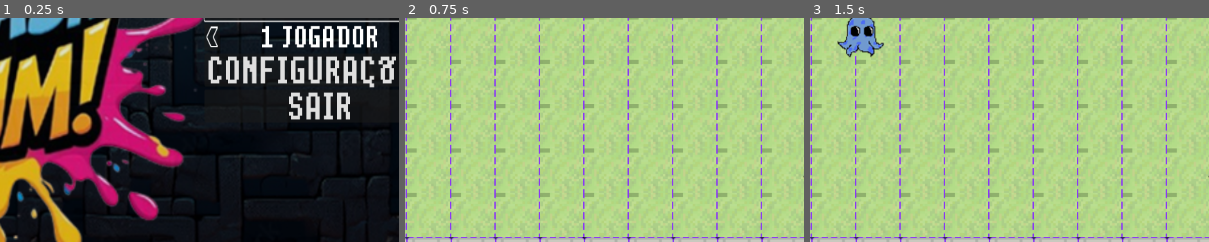
Above: before the commit, frames 1-3 (left to right).
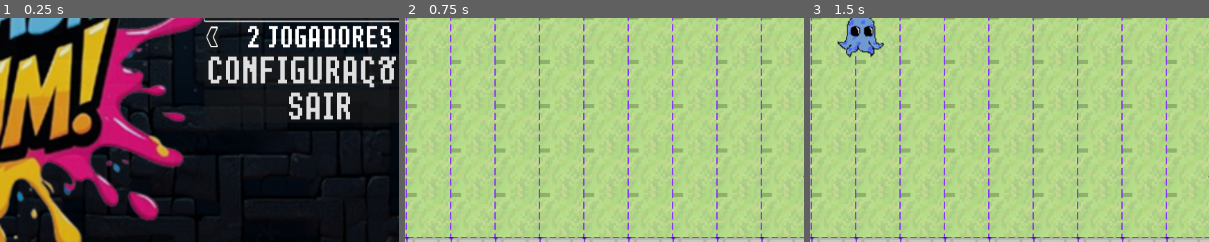
Above: after the commit, the same moments.

Repository: Gabriel-J-code/Splash-Buum
Game: Godot game, scene res://cenas inicial/cena_menu_inicial.tscn
Two runs of this game, one before a commit and one after it. Both use one fixed random seed, a clock stepped at 60 frames per second and the inputs below.
Inputs:
- Up to frame 1 (0.25 s): no input
- Up to frame 2 (0.75 s): click "PLAY" at 0.5 s
- Up to frame 3 (1.5 s): tap Enter (j2_confirma) at 1.25 s; hold D (j1_move_direita) from 1.28 s (still down); hold Space (j1_confirma) from 1.28 s (still down)
The pictures show only the part of the screen within x 28-77%, y 40-90%; the shares and areas given below are measured in that part.

The runs differ from the first frame. In frame 1, 1.4% of the frame differs, in the area x 62-98%, y 3-14%; in frame 2, nothing differs; in frame 3, nothing differs.

Commit message:
feat(tela final): aparece no fim do jog e botões funcionando

Diff:
--- a/Fases/game_manager.gd
+++ b/Fases/game_manager.gd
@@ -17,6 +17,9 @@
 	2: TILE_COORDS_P2,
 }
 
+var score_p1: int = 0
+var score_p2: int = 0
+
 var perc_jogador_1: Label = null
 var perc_jogador_2: Label = null
 
@@ -25,6 +28,7 @@
 var game_duration: float = 0.0
 var time_label: Label = null # Variável para guardar a referência ao Label do tempo
 
+const  GAME_OVER_SCENE = preload("res://cenaFinal.tscn")
 func _ready() -> void:
 	# --- Referenciando os Labels ---
 	# 1. Encontrar o nó raiz (geralmente get_parent() se o TileMap for filho de Fase 1)
@@ -123,8 +127,8 @@
 	Calcula e atualiza a pontuação de cada jogador.
 	"""
 	# 1. ZERAR AS PONTUAÇÕES
-	var score_p1: int = 0
-	var score_p2: int = 0
+	score_p1 = 0
+	score_p2 = 0
 	var score_neutral: int = 0 # Incluímos o score neutro para o cálculo total
 
 	# Itera sobre todas as células que foram alteradas no TileMap
@@ -184,7 +188,41 @@
 
 
 func _on_game_timer_timeout() -> void:
-	# O tempo acabou!
-	_process(0) # Atualiza o Label para 00:00
-	print("FIM DE JOGO!")
-	# TODO: Implementar a tela de placar final (Resultado)# Replace with function body.
+	# 1. Certifica-se de que a pontuação está finalizada
+	update_score()
+
+	# 2. Determina o Vencedor
+	var winner_id: int
+
+	# Assumindo que score_p1 e score_p2 são variáveis globais ou calculadas
+	# com os valores finais (o que já está sendo feito em update_score)
+	var final_score_p1 = score_p1 # Use a pontuação final calculada
+	var final_score_p2 = score_p2
+
+	if final_score_p1 > final_score_p2:
+		winner_id = 1
+	elif final_score_p2 > final_score_p1:
+		winner_id = 2
+	else:
+		# Em caso de empate, você pode definir um ID especial (ex: 0)
+		winner_id = 0
+		print("EMPATE!")
+
+	# 3. Transição para a Tela de Vitória
+	transition_to_game_over(winner_id)
+
+func transition_to_game_over(winner_id: int) -> void:
+	# 1. Pausa o jogo (se não estiver já pausado)
+	get_tree().paused = true
+
+	# 2. Instancia a nova cena de Game Over
+	var game_over_screen = GAME_OVER_SCENE.instantiate()
+
+	# 3. Adiciona a cena de Game Over no nó raiz da árvore
+	get_tree().root.add_child(game_over_screen)
+
+	# 4. Chama a função de inicialização da tela de Game Over
+	game_over_screen.initialize(winner_id)
+
+	# 5. Opcional: Remove a cena do jogo (Fase 1) do loop, se desejar.
+	# get_parent().queue_free()
--- a/cenaFinal.tscn
+++ b/cenaFinal.tscn
@@ -1,5 +1,6 @@
-[gd_scene load_steps=8 format=3 uid="uid://g6bxy6mbfxwy"]
+[gd_scene load_steps=9 format=3 uid="uid://rkiu30f755h2"]
 
+[ext_resource type="Script" uid="uid://ctkdpqm5mpftf" path="res://cena_final.gd" id="1_pyqaf"]
 [ext_resource type="FontFile" uid="uid://camj50so6lay8" path="res://Fontes/dogicapixel.ttf" id="1_s6mkf"]
 [ext_resource type="Texture2D" uid="uid://bejr6g143fprc" path="res://Frame 72.png" id="2_pyqaf"]
 [ext_resource type="Texture2D" uid="uid://bma73fm2cmqbv" path="res://Elementos/Fundo do cenario.png" id="2_w7fre"]
@@ -32,38 +33,71 @@
 [node name="Control" type="Control"]
 layout_mode = 3
 anchors_preset = 0
-offset_right = 40.0
-offset_bottom = 40.0
+offset_right = 1152.0
+offset_bottom = 648.0
+size_flags_horizontal = 3
+script = ExtResource("1_pyqaf")
 
 [node name="planoFundo" type="TextureRect" parent="."]
 modulate = Color(0.3, 0.3, 0.3, 1)
 layout_mode = 1
-anchors_preset = -1
-anchor_left = 15.885
-anchor_top = 9.243
-anchor_right = 15.885
-anchor_bottom = 9.243
-offset_left = -702.4
-offset_top = -441.72
-offset_right = 501.59998
-offset_bottom = 238.28
+offset_right = 996.85236
+offset_bottom = 563.0063
+scale = Vector2(1.1556375, 1.36685)
+texture = ExtResource("2_w7fre")
+expand_mode = 5
+stretch_mode = 4
+
+[node name="BoxContainer" type="BoxContainer" parent="."]
+layout_mode = 1
+anchors_preset = 8
+anchor_left = 0.5
+anchor_top = 0.5
+anchor_right = 0.5
+anchor_bottom = 0.5
+offset_left = -234.0
+offset_top = -239.0
+offset_right = 234.0
+offset_bottom = 239.0
 grow_horizontal = 2
 grow_vertical = 2
-scale = Vector2(1.1556375, 1.36685)
-texture = ExtResource("2_w7fre")
+alignment = 1
 
-[node name="VBoxContainer" type="VBoxContainer" parent="."]
-layout_mode = 0
-offset_left = 382.0
-offset_top = 175.0
-offset_right = 794.0
-offset_bottom = 582.0
+[node name="VBoxContainer" type="VBoxContainer" parent="BoxContainer"]
+layout_mode = 2
 
-[node name="TextureRect" type="TextureRect" parent="VBoxContainer"]
+[node name="TextureRect" type="TextureRect" parent="BoxContainer/VBoxContainer"]
 layout_mode = 2
 texture = ExtResource("2_pyqaf")
 
-[node name="PanelContainer" type="PanelContainer" parent="VBoxContainer"]
+[node name="VBoxContainer" type="VBoxContainer" parent="BoxContainer/VBoxContainer"]
+layout_mode = 2
+
+[node name="VencedorLabel" type="Label" parent="BoxContainer/VBoxContainer/VBoxContainer"]
+layout_mode = 2
+theme_override_fonts/font = ExtResource("1_s6mkf")
+theme_override_font_sizes/font_size = 40
+text = "Vencedor"
+horizontal_alignment = 1
+
+[node name="HBoxContainer" type="HBoxContainer" parent="BoxContainer/VBoxContainer/VBoxContainer"]
+layout_mode = 2
+
+[node name="Player1Label" type="Label" parent="BoxContainer/VBoxContainer/VBoxContainer/HBoxContainer"]
+layout_mode = 2
+theme_override_colors/font_color = Color(0.05490196, 0.6666667, 0.92941177, 1)
+theme_override_fonts/font = ExtResource("1_s6mkf")
+theme_override_font_sizes/font_size = 32
+text = "Jogador 1"
+
+[node name="Player2Label" type="Label" parent="BoxContainer/VBoxContainer/VBoxContainer/HBoxContainer"]
+layout_mode = 2
+theme_override_colors/font_color = Color(0.92941177, 0.07450981, 0.48235294, 1)
+theme_override_fonts/font = ExtResource("1_s6mkf")
+theme_override_font_sizes/font_size = 32
+text = "Jogador 2"
+
+[node name="PanelContainer" type="PanelContainer" parent="BoxContainer/VBoxContainer"]
 process_mode = 2
 z_index = 5
 y_sort_enabled = true
@@ -77,12 +111,12 @@
 mouse_filter = 1
 theme_override_styles/panel = SubResource("StyleBoxFlat_5hlxi")
 
-[node name="MarginContainer" type="MarginContainer" parent="VBoxContainer/PanelContainer"]
+[node name="MarginContainer" type="MarginContainer" parent="BoxContainer/VBoxContainer/PanelContainer"]
 clip_contents = true
 layout_mode = 2
 theme = SubResource("Theme_7rffl")
 
-[node name="VBoxContainer" type="VBoxContainer" parent="VBoxContainer/PanelContainer/MarginContainer"]
+[node name="VBoxContainer" type="VBoxContainer" parent="BoxContainer/VBoxContainer/PanelContainer/MarginContainer"]
 clip_contents = true
 layout_mode = 2
 size_flags_horizontal = 4
@@ -91,16 +125,19 @@
 theme = SubResource("Theme_rj47k")
 theme_override_constants/separation = 30
 
-[node name="BtnNovaPartida" type="Button" parent="VBoxContainer/PanelContainer/MarginContainer/VBoxContainer"]
+[node name="BtnNovaPartida" type="Button" parent="BoxContainer/VBoxContainer/PanelContainer/MarginContainer/VBoxContainer"]
 layout_mode = 2
 size_flags_horizontal = 0
 theme_override_fonts/font = ExtResource("1_s6mkf")
 theme_override_font_sizes/font_size = 40
 text = "NOVA PARTIDA"
 
-[node name="BtnMenuInicial" type="Button" parent="VBoxContainer/PanelContainer/MarginContainer/VBoxContainer"]
+[node name="BtnMenuInicial" type="Button" parent="BoxContainer/VBoxContainer/PanelContainer/MarginContainer/VBoxContainer"]
 layout_mode = 2
 size_flags_horizontal = 0
 theme_override_fonts/font = ExtResource("1_s6mkf")
 theme_override_font_sizes/font_size = 40
 text = "MENU INICIAL"
+
+[connection signal="pressed" from="BoxContainer/VBoxContainer/PanelContainer/MarginContainer/VBoxContainer/BtnNovaPartida" to="." method="_on_nova_partida_pressed"]
+[connection signal="pressed" from="BoxContainer/VBoxContainer/PanelContainer/MarginContainer/VBoxContainer/BtnMenuInicial" to="." method="_on_menu_inicial_pressed"]
--- /dev/null
+++ b/cena_final.gd
@@ -0,0 +1,42 @@
+extends Control # Ou o tipo do nó raiz da sua cena de vitória
+
+# === REFERÊNCIAS DE NÓS (AJUSTE OS CAMINHOS!) ===
+@onready var player_1_label = $BoxContainer/VBoxContainer/VBoxContainer/HBoxContainer/Player1Label
+@onready var player_2_label = $BoxContainer/VBoxContainer/VBoxContainer/HBoxContainer/Player2Label
+@onready var nova_partida_button = $BoxContainer/VBoxContainer/PanelContainer/MarginContainer/VBoxContainer/BtnNovaPartida
+@onready var menu_inicial_button = $BoxContainer/VBoxContainer/PanelContainer/MarginContainer/VBoxContainer/BtnMenuInicial
+
+
+func initialize(winner_id: int) -> void:
+	# Garante que a tela de vitória também está no modo Processamento
+	self.set_process_mode(PROCESS_MODE_ALWAYS)
+
+	# Esconde ambos os labels para mostrar apenas o vencedor
+	if player_1_label and player_2_label:
+		player_1_label.visible = false
+		player_2_label.visible = false
+
+	if winner_id == 1:
+		if player_1_label:
+			player_1_label.visible = true # Mostra apenas o label do vencedor
+
+	elif winner_id == 2:
+		if player_2_label:
+			player_2_label.visible = true # Mostra apenas o label do vencedor
+
+	elif winner_id == 0:
+		# Trata o empate (ex: você pode usar um label separado 'Empate!')
+		$BoxContainer/VBoxContainer/VBoxContainer/VencedorLabel.text = "Empate"
+
+# === LÓGICA DOS BOTÕES ===
+
+func _on_nova_partida_pressed() -> void:
+	get_tree().paused = false
+	self.queue_free()
+	get_tree().reload_current_scene()
+
+func _on_menu_inicial_pressed() -> void:
+	get_tree().paused = false
+	# AJUSTE O CAMINHO
+	get_tree().change_scene_to_file("res://cenas inicial/cena_menu_inicial.tscn")
+	self.queue_free()
--- a/cenas inicial/cena_menu_inicial.gd
+++ b/cenas inicial/cena_menu_inicial.gd
@@ -1,7 +1,7 @@
 extends Control
 
 @export var maximo_jogadores: int = 2
-@export var jogadores_atuais: int = 1
+@export var jogadores_atuais: int = 2
 var item_foco: int = 0
 var itens_focaveis: Array = []
 
Not shown, added: cena_final.gd.uid
